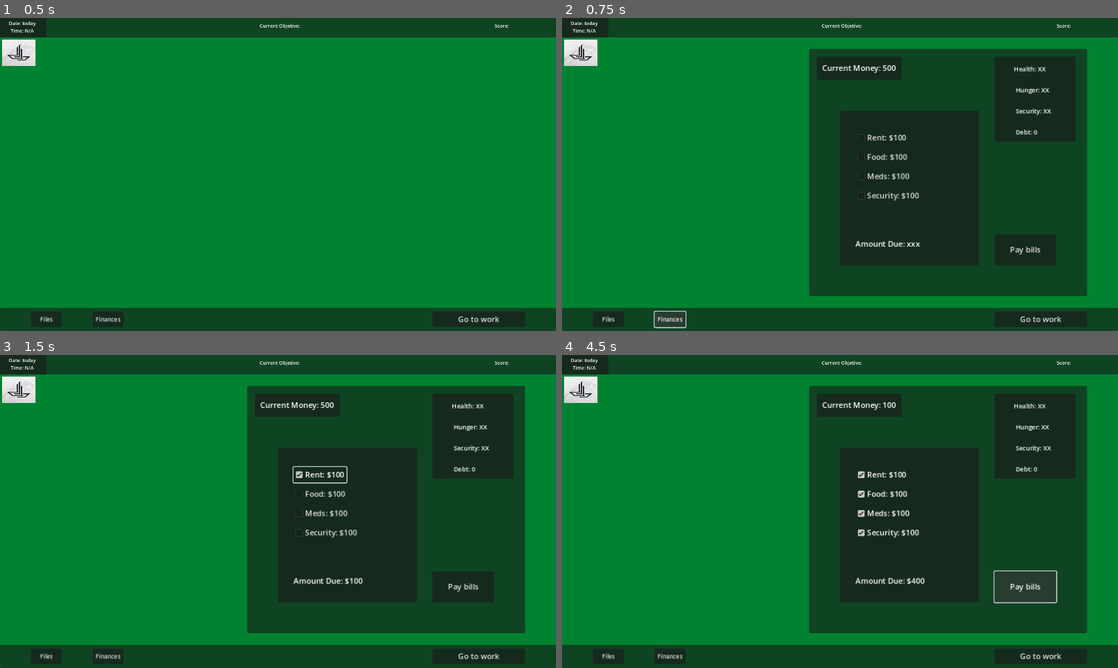
Above: before the commit, frames 1-4 (two rows, left to right).
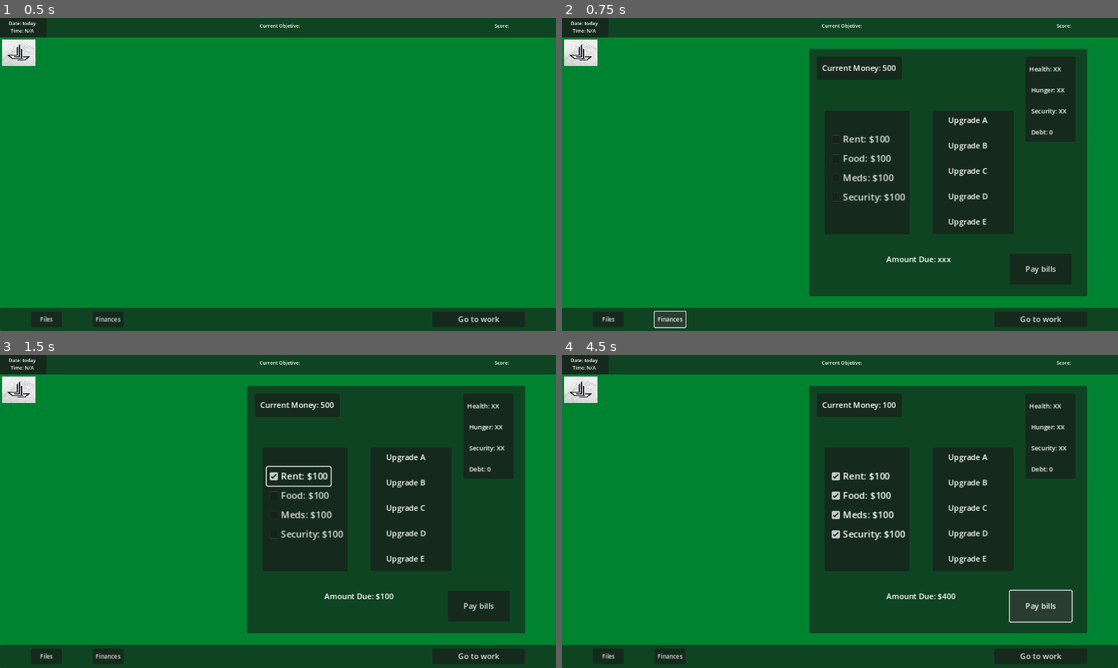
Above: after the commit, the same moments.

Repository: andrewpressman/Operation-OS
Game: Godot game, scene res://Home/HomeDesktop.tscn
The game is run twice, just before and just after one commit, with the same random seed, the same clock (stepped at 60 frames per second) and the same inputs. Before the commit the project starts from res://Work/HomeDesktop.tscn.
Inputs:
- Up to frame 1 (0.5 s): no input
- Up to frame 2 (0.75 s): click "Finances" at 0.5 s
- Up to frame 3 (1.5 s): click "Rent: $100" at 1.25 s
- Up to frame 4 (4.5 s): click "Food: $100" at 2 s; click "Meds: $100" at 2.75 s; click "Security: $100" at 3.5 s; click "Pay bills" at 4.25 s

Frame 1 is identical in both runs. In frame 2, 11% of the frame differs, in the area x 47-92%, y 12-86%; in frame 3, 11%; in frame 4, 11%.

Commit message:
general work
added button to flip from work to home
added skeleton for upgrades panel
documentation

Diff:
--- a/Home/HomeController.gd
+++ b/Home/HomeController.gd
@@ -6,6 +6,9 @@
 	$Finances.visible = false
 	$Files.visible = false
 
+func GoWork():
+	get_tree().change_scene_to_file("res://Work/WorkDesktop.tscn")
+
 func FinancesButton():
 	$Finances.visible = !$Finances.visible
 
--- a/Work/HomeDesktop.tscn
+++ b/Home/HomeDesktop.tscn
@@ -47,7 +47,7 @@
 theme_override_font_sizes/font_size = 12
 text = "MSG"
 
-[node name="Button" type="Button" parent="Taskbar"]
+[node name="GoWork" type="Button" parent="Taskbar"]
 layout_mode = 0
 offset_left = 896.0
 offset_top = 8.0
@@ -129,17 +129,17 @@
 
 [node name="Stats" type="Panel" parent="Finances"]
 layout_mode = 0
-offset_left = 384.0
+offset_left = 448.0
 offset_top = 16.0
 offset_right = 552.0
 offset_bottom = 192.0
 
 [node name="Label" type="Label" parent="Finances/Stats"]
 layout_mode = 0
-offset_left = 40.0
+offset_left = 8.0
 offset_top = 16.0
-offset_right = 128.0
-offset_bottom = 112.0
+offset_right = 96.0
+offset_bottom = 160.0
 theme_override_font_sizes/font_size = 13
 text = "Health: XX
 
@@ -151,58 +151,85 @@
 
 [node name="Bills" type="Panel" parent="Finances"]
 layout_mode = 0
-offset_left = 64.0
+offset_left = 32.0
 offset_top = 128.0
-offset_right = 352.0
+offset_right = 208.0
+offset_bottom = 384.0
+
+[node name="Rent" type="CheckBox" parent="Finances/Bills"]
+layout_mode = 0
+offset_left = 9.0
+offset_top = 40.0
+offset_right = 117.82
+offset_bottom = 71.0
+scale = Vector2(1.2, 1.2)
+text = " Rent: XXX"
+
+[node name="Food" type="CheckBox" parent="Finances/Bills"]
+layout_mode = 0
+offset_left = 9.0
+offset_top = 80.0
+offset_right = 118.0
+offset_bottom = 111.0
+scale = Vector2(1.2, 1.2)
+text = " Food: XXX"
+
+[node name="Meds" type="CheckBox" parent="Finances/Bills"]
+layout_mode = 0
+offset_left = 9.0
+offset_top = 120.0
+offset_right = 122.0
+offset_bottom = 151.0
+scale = Vector2(1.2, 1.2)
+text = " Meds: XXX"
+
+[node name="Security" type="CheckBox" parent="Finances/Bills"]
+layout_mode = 0
+offset_left = 9.0
+offset_top = 160.0
+offset_right = 142.0
+offset_bottom = 191.0
+scale = Vector2(1.2, 1.2)
+text = " Security: XXX"
+
+[node name="AmountDue" type="Label" parent="Finances"]
+layout_mode = 0
+offset_left = 160.0
+offset_top = 424.0
+offset_right = 296.0
 offset_bottom = 448.0
-
-[node name="Rent" type="CheckBox" parent="Finances/Bills"]
+text = "Amount Due: xxx"
+
+[node name="Pay" type="Button" parent="Finances"]
+layout_mode = 0
+offset_left = 416.0
+offset_top = 424.0
+offset_right = 544.0
+offset_bottom = 488.0
+text = "Pay bills"
+
+[node name="Upgrades" type="Panel" parent="Finances"]
+layout_mode = 0
+offset_left = 256.0
+offset_top = 128.0
+offset_right = 424.0
+offset_bottom = 383.0
+
+[node name="TEMP" type="Label" parent="Finances/Upgrades"]
 layout_mode = 0
 offset_left = 32.0
-offset_top = 40.0
-offset_right = 139.0
-offset_bottom = 71.0
-text = " Rent: XXX"
-
-[node name="Food" type="CheckBox" parent="Finances/Bills"]
-layout_mode = 0
-offset_left = 32.0
-offset_top = 80.0
-offset_right = 141.0
-offset_bottom = 111.0
-text = " Food: XXX"
-
-[node name="Meds" type="CheckBox" parent="Finances/Bills"]
-layout_mode = 0
-offset_left = 32.0
-offset_top = 120.0
-offset_right = 145.0
-offset_bottom = 151.0
-text = " Meds: XXX"
-
-[node name="Security" type="CheckBox" parent="Finances/Bills"]
-layout_mode = 0
-offset_left = 32.0
-offset_top = 160.0
-offset_right = 165.0
-offset_bottom = 191.0
-text = " Security: XXX"
-
-[node name="AmountDue" type="Label" parent="Finances/Bills"]
-layout_mode = 0
-offset_left = 32.0
-offset_top = 264.0
-offset_right = 165.0
-offset_bottom = 287.0
-text = "Amount Due: xxx"
-
-[node name="Pay" type="Button" parent="Finances"]
-layout_mode = 0
-offset_left = 384.0
-offset_top = 384.0
-offset_right = 512.0
-offset_bottom = 448.0
-text = "Pay bills"
+offset_top = 8.0
+offset_right = 128.0
+offset_bottom = 248.0
+text = "Upgrade A
+
+Upgrade B
+
+Upgrade C
+
+Upgrade D
+
+Upgrade E"
 
 [node name="Files" type="Panel" parent="."]
 offset_left = 80.0
@@ -212,6 +239,7 @@
 
 [connection signal="pressed" from="Taskbar/UnlockedFiles" to="." method="FilesButton"]
 [connection signal="pressed" from="Taskbar/Finances" to="." method="FinancesButton"]
+[connection signal="pressed" from="Taskbar/GoWork" to="." method="GoWork"]
 [connection signal="pressed" from="Finances/Bills/Rent" to="Finances" method="ToggleRent"]
 [connection signal="pressed" from="Finances/Bills/Food" to="Finances" method="ToggleFood"]
 [connection signal="pressed" from="Finances/Bills/Meds" to="Finances" method="ToggleMeds"]
--- a/Home/finances.gd
+++ b/Home/finances.gd
@@ -30,7 +30,7 @@
 						 Debt: " + str(GlobalVar.Debt)
 
 func UpdateDue():
-	$Bills/AmountDue.text = "Amount Due: $" + str(AmountDue)
+	$AmountDue.text = "Amount Due: $" + str(AmountDue)
 
 func SetPrices():
 	if GlobalVar.CurrentLevel == 0:
@@ -52,7 +52,6 @@
 	$Bills/Security.text = "Security: $" + str(GlobalVar.SecurityPrice)
 
 func PayBills():
-	print("amountDue: " + str(AmountDue) + "\n")
 	if AmountDue < GlobalVar.Money:
 		GlobalVar.Money += -AmountDue
 	#elif GlobalVar.Money > 0 :
@@ -60,19 +59,9 @@
 		GlobalVar.Money = 0
 		CurrentDebt = (GlobalVar.Money - AmountDue) * -1 + GlobalVar.Debt
 		GlobalVar.Debt = CurrentDebt
-		print(str(GlobalVar.Debt))
 
 	UpdateMoney()
 	UpdateStats()
-
-#
-# if Due <= Money -> subtract due
-# if Due > Money subtract due / increase debt
-#
-#
-#
-#
-#
 
 func ToggleRent():
 	PaidRent = !PaidRent
--- a/Work/WorkController.gd
+++ b/Work/WorkController.gd
@@ -30,18 +30,25 @@
 	if GlobalObj.ObjectiveComplete == true:
 		GlobalObj.ObjectiveComplete == false
 		GlobalVar.Tasks = GlobalVar.Tasks - 1
-		if GlobalVar.Score == 10:
+		if GlobalVar.Score == 10: #TODO: Convert to Global Variable
+			#TODO: convert Score to Money
 			$TempWinner.visible = true
 		elif GlobalVar.Lives == 0:
+			#TODO: something?
 			$TempLoser.visible = true
 		else:
 			GetNewTask()
 
+#Go to home Desktop
+func GoHome():
+	get_tree().change_scene_to_file("res://Home/HomeDesktop.tscn")
 
+#Check lives
 func CheckLives():
 	if GlobalObj.TaskFailed:
 		GlobalVar.Lives -= 1
 
+#Gets a new objective
 func GetNewTask():
 	CheckLives()
 	#TODO: prevent repeat objectives???
@@ -59,6 +66,7 @@
 	SetObjective()
 	UpdateScore()
 
+#Sets objective text
 func SetObjective():
 	var Objective : String = "Current Objective: "
 	match GlobalVar.CurrentObj:
@@ -74,9 +82,12 @@
 	Objective = Objective + "\n Tasks Left: " +  str(GlobalVar.Tasks)
 	$Header/ObjectiveText.text = Objective
 
+#Updates score
 func UpdateScore():
 	$Header/Score.text = "Current Score: " + str(GlobalVar.Score) + "\nLives: " + str(GlobalVar.Lives)
 
+#Button to open settings windo
+#TODO: add settings
 func _input(event):
 	if event.is_action_pressed("ui_cancel"):
 		#Show Options Window
@@ -91,6 +102,7 @@
 		NumpadIst = t1
 		add_child(t1)
 
+#TODO: convert to control panel
 func DisplayButtons():
 	if ButtonsIst && is_instance_valid(ButtonsIst):
 		ButtonsIst.queue_free()
--- a/Work/WorkDesktop.tscn
+++ b/Work/WorkDesktop.tscn
@@ -133,14 +133,13 @@
 text = "A loser is you"
 
 [node name="MissingText" type="Label" parent="."]
-visible = false
 offset_left = 896.0
 offset_top = 568.0
 offset_right = 1090.0
 offset_bottom = 591.0
 text = "This button does nothing"
 
-[node name="Button" type="Button" parent="."]
+[node name="GoHome" type="Button" parent="."]
 offset_left = 8.0
 offset_top = 152.0
 offset_right = 120.0
@@ -152,3 +151,4 @@
 [connection signal="pressed" from="Taskbar/Messenger" to="." method="DisplayMessages"]
 [connection signal="pressed" from="Taskbar/Requests" to="." method="DisplayRequest"]
 [connection signal="pressed" from="Taskbar/Buttons" to="." method="DisplayButtons"]
+[connection signal="pressed" from="GoHome" to="." method="GoHome"]
--- a/project.godot
+++ b/project.godot
@@ -11,7 +11,7 @@
 [application]
 
 config/name="OperationOS"
-run/main_scene="res://Work/HomeDesktop.tscn"
+run/main_scene="res://Home/HomeDesktop.tscn"
 config/features=PackedStringArray("4.3", "Forward Plus")
 config/icon="res://icon.svg"
 
Not shown: 2 places in Home/HomeDesktop.tscn that only renumber resources
